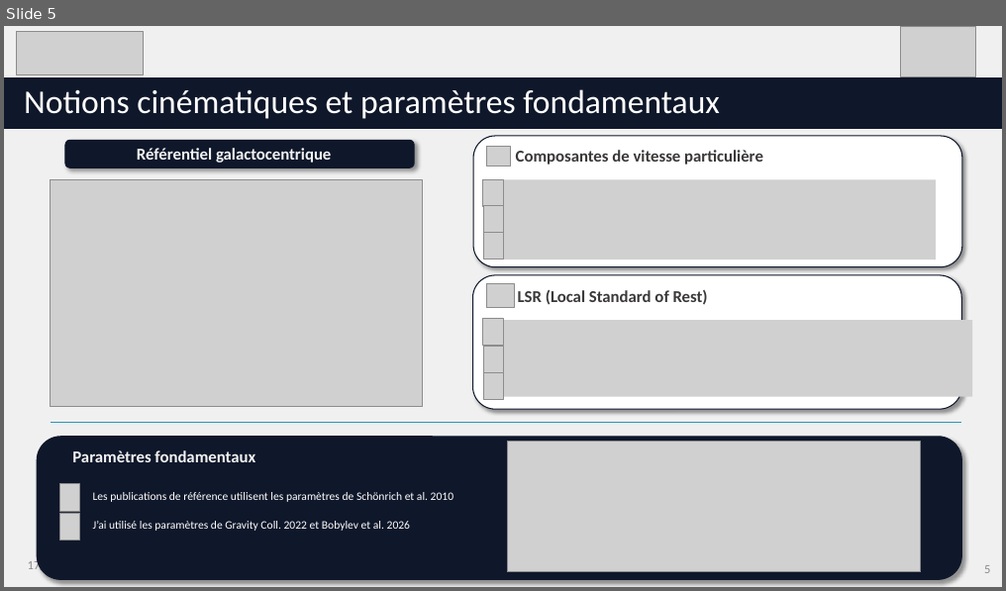
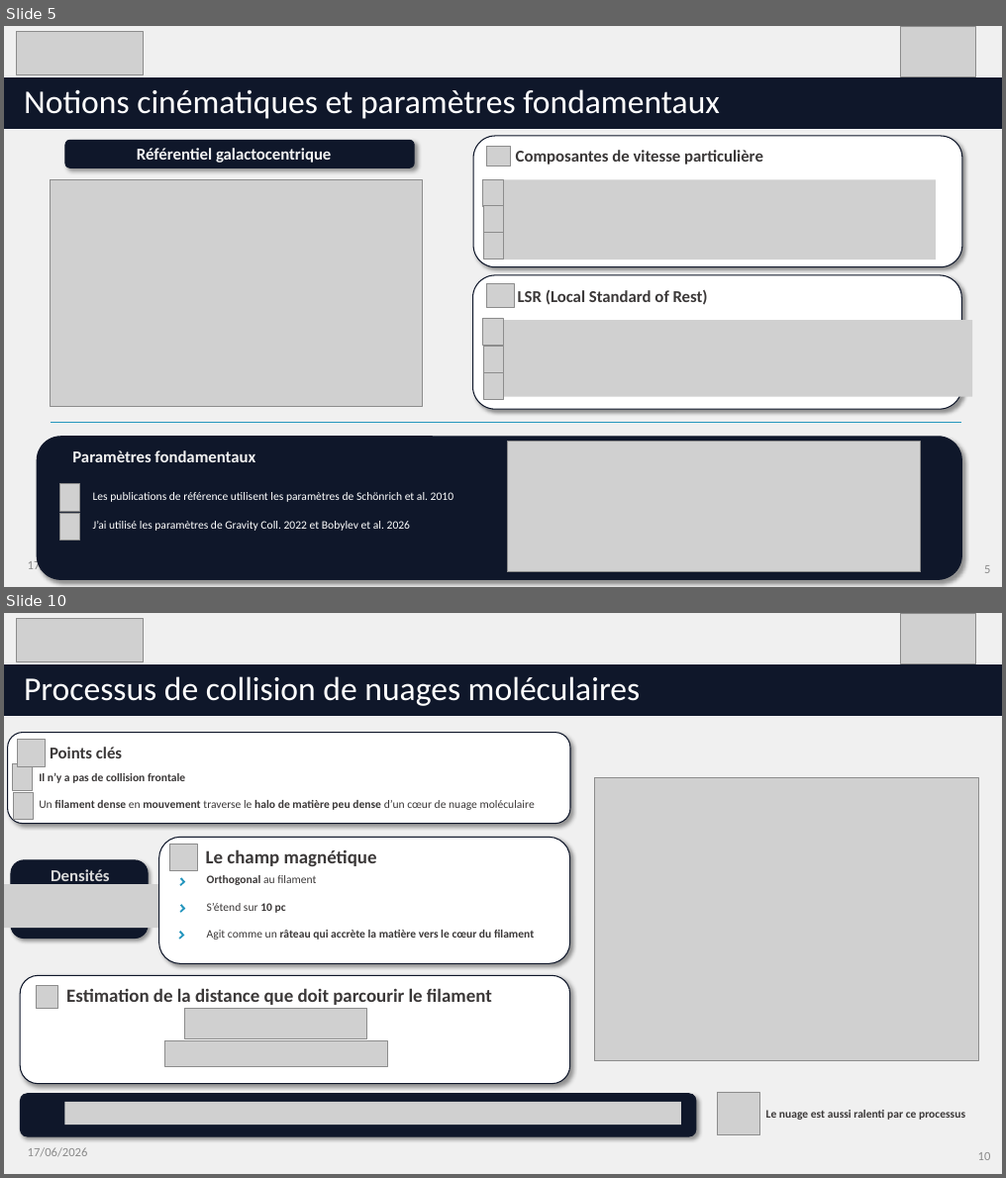
Before and after one commit to KyuriTaima/CygnusDynamics, a slide deck: Présentation/Point equipe FEMIS-SDLC.pptx. Shown one above the other, each under a label of ours: slide 5 before the commit, slides 5 and 10 after it; the slides between them are not shown. The pictures are 1006x591 and 1006x1178 pixels, drawn with LibreOffice and Linux fonts; fonts in the diff are those of the drawing; grey boxes stand for pictures. Boxes give left, top, right and bottom in pixels: in the first picture for what was removed or moved away, otherwise in the second. Text is boxed around its words. In the diff, an @@ line names an element or a change of style, - is before the commit and + after.

```diff
--- a/Présentation/Point equipe FEMIS-SDLC.pptx
+++ b/Présentation/Point equipe FEMIS-SDLC.pptx
@@ slide 10 added at box(4, 613, 1002, 1174), background #D9D9D9 at 39% opacity @@
@@ picture added at box(17, 618, 144, 663) @@
@@ picture added at box(900, 613, 976, 664) @@
@@ rectangle added at box(4, 663, 1002, 716), fill #0F172A, outline #FFFFFF 1 pt @@
@@ title added at box(24, 676, 640, 706), 32 pt, text #FFFFFF @@
+Processus de collision de nuages moléculaires
@@ rounded rectangle added at box(8, 732, 570, 823), fill #FFFFFF, outline #0F172A 1 pt @@
@@ picture added at box(18, 739, 46, 766) @@
@@ text added at box(50, 747, 122, 759), 16 pt, text #3B3838, bold @@
+Points clés
@@ picture added at box(12, 764, 33, 791) @@
@@ text added at box(39, 772, 535, 810), 11 pt, text #3B3838, bold @@
+Il n’y a pas de collision frontale
+Un filament dense en mouvement traverse le halo de matière peu dense d’un cœur de nuage moléculaire
@@ picture added at box(595, 777, 979, 1060) @@
@@ picture added at box(13, 792, 33, 820) @@
@@ rounded rectangle added at box(159, 837, 570, 963), fill #FFFFFF, outline #0F172A 1 pt @@
@@ picture added at box(169, 844, 197, 871) @@
@@ text added at box(206, 850, 377, 866), 18 pt, text #3B3838, bold @@
+Le champ magnétique
@@ rounded rectangle added at box(11, 861, 148, 939), fill #0F172A, outline #0F172A 1 pt @@
@@ text added at box(51, 869, 109, 885), 16 pt, text #D9D9D9, bold @@
+Densités
@@ corner added at box(177, 878, 184, 885), fill #4472C4, outline #2596BE 1 pt @@
@@ text added at box(207, 875, 534, 940), 11 pt, text #3B3838, bold @@
+Orthogonal au filament
+S’étend sur 10 pc
+Agit comme un râteau qui accrète la matière vers le cœur du filament
@@ picture added at box(4, 884, 174, 908) @@
@@ picture added at box(4, 905, 175, 928) @@
@@ corner added at box(178, 905, 185, 912), fill #4472C4, outline #2596BE 1 pt @@
@@ corner added at box(176, 932, 183, 939), fill #4472C4, outline #2596BE 1 pt @@
@@ rounded rectangle added at box(20, 976, 570, 1084), fill #FFFFFF, outline #0F172A 1 pt @@
@@ picture added at box(36, 986, 57, 1008) @@
@@ text added at box(66, 988, 492, 1005), 18 pt, text #3B3838, bold @@
+Estimation de la distance que doit parcourir le filament
@@ picture added at box(184, 1009, 367, 1039) @@
@@ picture added at box(164, 1042, 387, 1066) @@
@@ rounded rectangle added at box(21, 1094, 696, 1137), fill #0F172A, outline #0F172A 1 pt @@
@@ picture added at box(64, 1102, 681, 1125) @@
@@ picture added at box(717, 1092, 759, 1135) @@
@@ text added at box(766, 1110, 965, 1120), 11 pt, text #3B3838, bold @@
+Le nuage est aussi ralenti par ce processus
@@ text added at box(28, 1148, 88, 1157), 12 pt, text #8C8C8C @@
+17/06/2026
@@ page number added at box(978, 1153, 991, 1160), 12 pt, text #8C8C8C @@
+10
```
Also in this commit, not shown: 2 slides changed, 6 other slides added, 2 slides removed, 5 other files.
